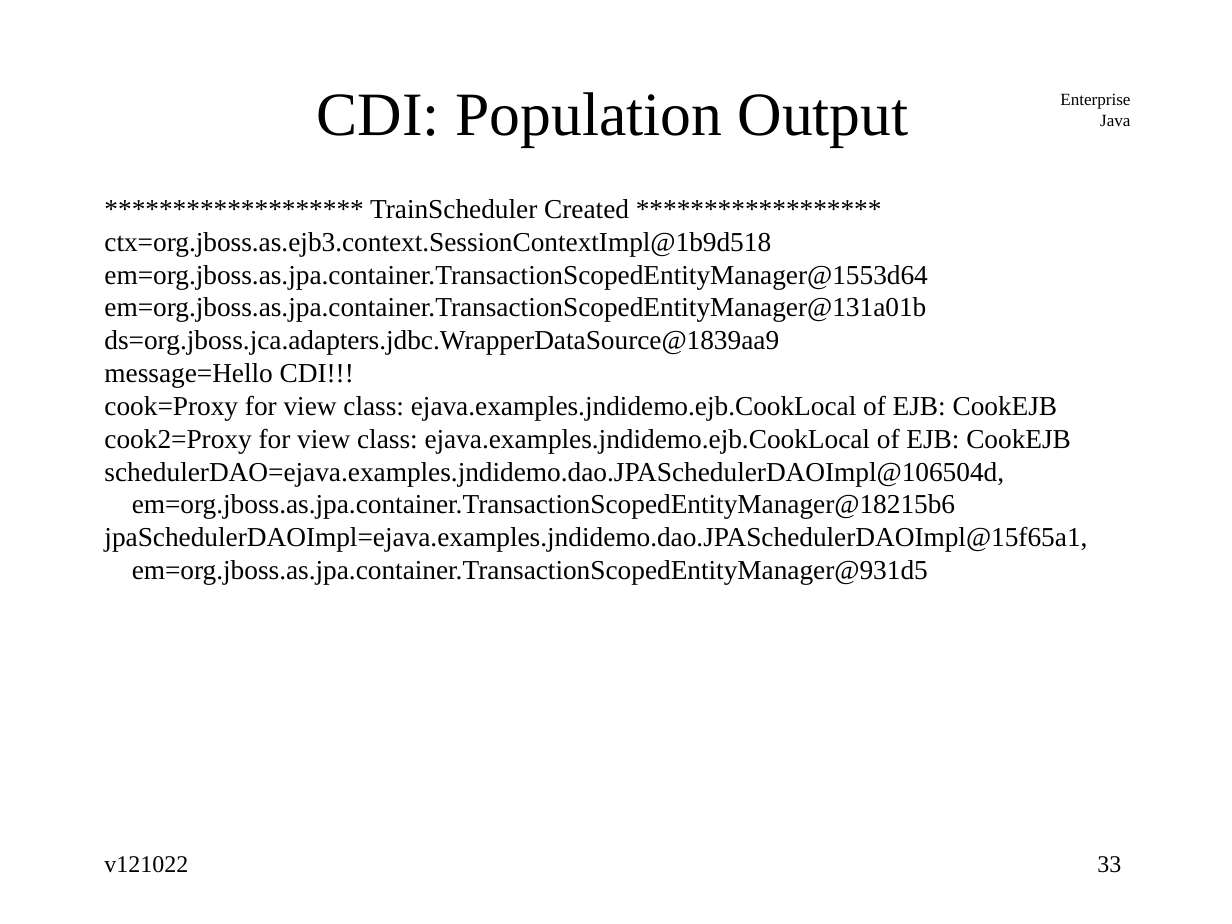
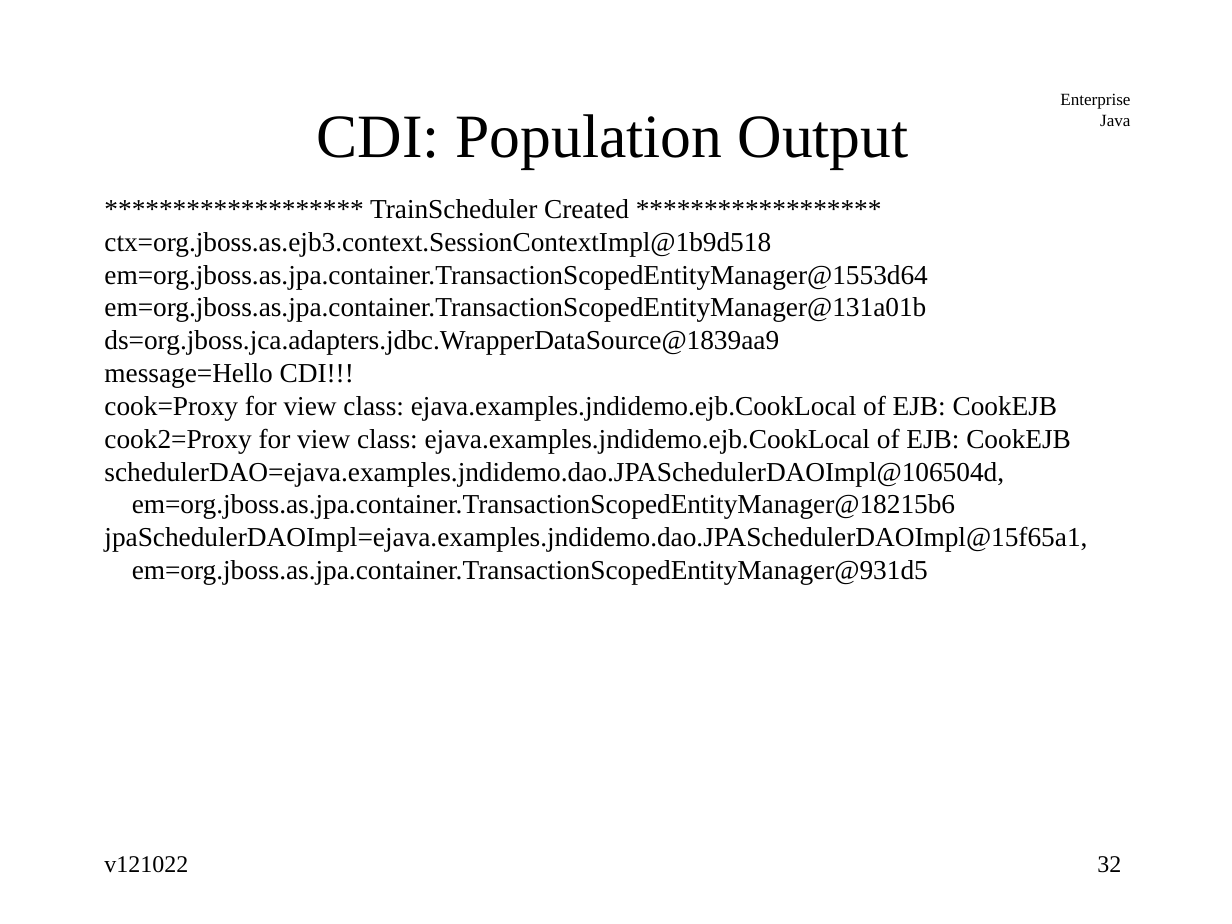
Before and after one commit to jcstaff/ejava-javaee, a slide deck: slide 32 of jndiDemo/src/site/resources/lectures/jndiENC.ppt (slide 33 before the commit). Drawn at 1232x924 pixels with LibreOffice and Linux fonts; fonts in the diff are those of the drawing. Boxes give left, top, right and bottom in pixels: in the first picture for what was removed or moved away, otherwise in the second. Text is boxed around its words. In the diff, an @@ line names an element or a change of style, - is before the commit and + after.

```diff
--- a/jndiDemo/src/site/resources/lectures/jndiENC.ppt
+++ b/jndiDemo/src/site/resources/lectures/jndiENC.ppt
@@ title "CDI: Population Output" at bbox=[317, 114, 909, 169]: line spacing 0.12 to 1 @@
@@ page number at bbox=[1097, 856, 1121, 873]: text changed @@
-33
+32
```
Also in this commit, not shown: 10 other slides changed, 7 slides added.
